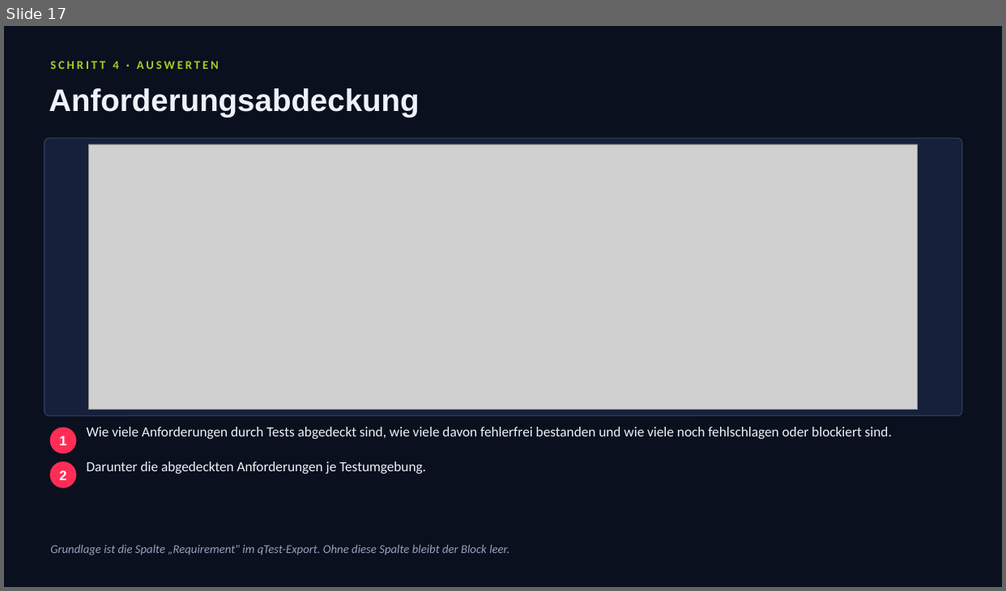
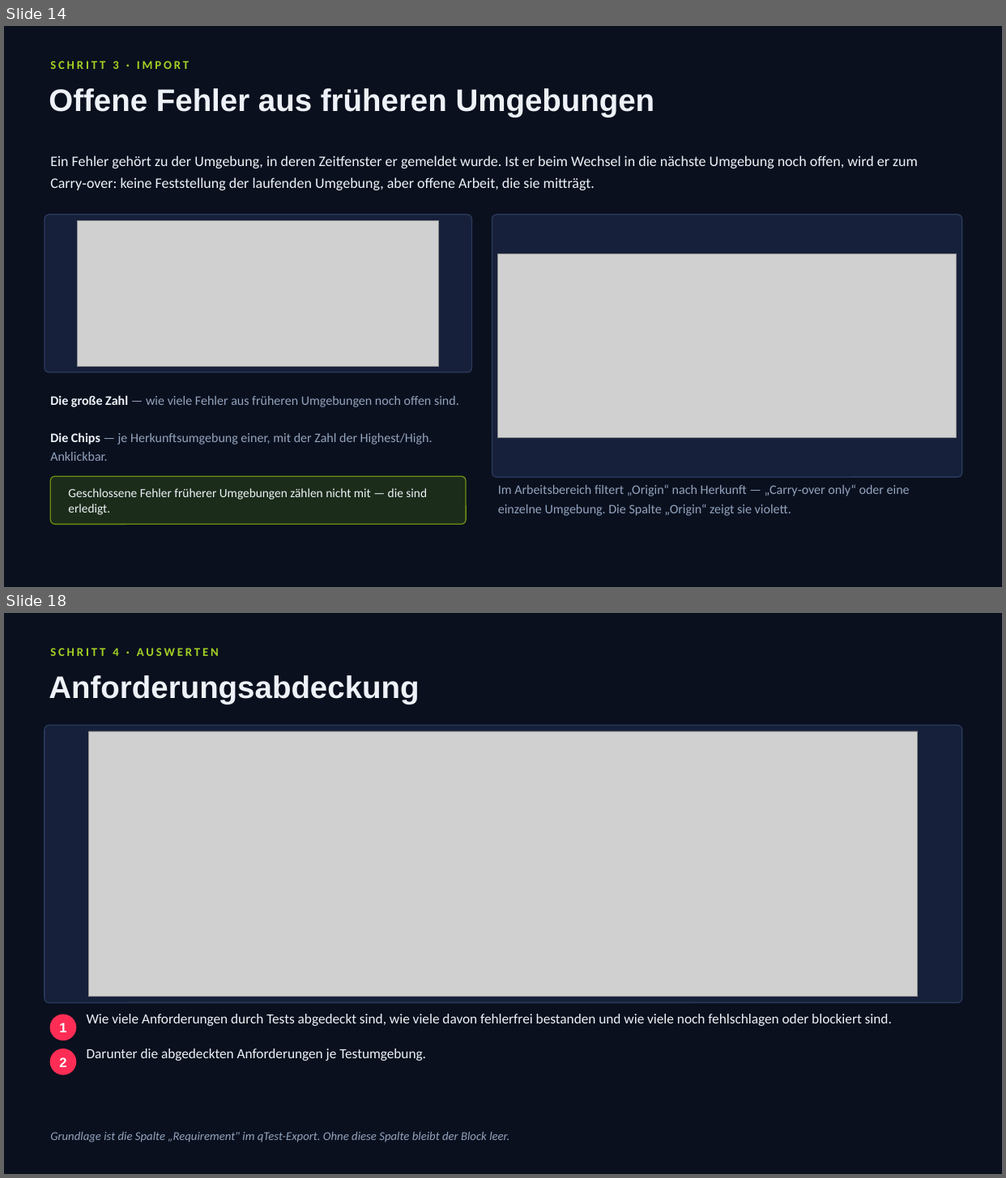
Before and after one commit to ArlindSylaj04/bbthirteen, a slide deck: guide/QA_Cockpit_Kurzanleitung.pptx. Shown one above the other, each under a label of ours: slide 17 before the commit, slides 14 and 18 after it; the slides between them are not shown. The pictures are 1006x591 and 1006x1178 pixels, drawn with LibreOffice and Linux fonts; fonts in the diff are those of the drawing; grey boxes stand for pictures. Boxes give left, top, right and bottom in pixels: in the first picture for what was removed or moved away, otherwise in the second. Text is boxed around its words. In the diff, an @@ line names an element or a change of style, - is before the commit and + after.

```diff
--- a/guide/QA_Cockpit_Kurzanleitung.pptx
+++ b/guide/QA_Cockpit_Kurzanleitung.pptx
@@ slide 14 added at <box>4,26,1002,587</box>, background #0A101E @@
@@ text added at <box>50,61,189,69</box>, 11.5 pt, text #A3D024, bold @@
+SCHRITT 3 · IMPORT
@@ text added at <box>49,88,655,117</box>, 30 pt, text #EEF2F8, bold @@
+Offene Fehler aus früheren Umgebungen
@@ text added at <box>50,156,918,190</box>, 14 pt, text #EEF2F8 @@
+Ein Fehler gehört zu der Umgebung, in deren Zeitfenster er gemeldet wurde. Ist er beim Wechsel in die nächste Umgebung noch offen, wird er zum Carry‑over: keine Feststellung der laufenden Umgebung, aber offene Arbeit, die sie mitträgt.
@@ rounded rectangle added at <box>44,215,472,373</box>, fill #16203A, outline #2B3A5C 1 pt @@
@@ rounded rectangle added at <box>492,215,962,477</box>, fill #16203A, outline #2B3A5C 1 pt @@
@@ picture added at <box>78,220,439,367</box> @@
@@ picture added at <box>498,254,957,438</box> @@
@@ text added at <box>50,395,459,408</box>, 12.5 pt, text #93A3BD @@
+Die große Zahl — wie viele Fehler aus früheren Umgebungen noch offen sind.
@@ text added at <box>50,433,432,461</box>, 12.5 pt, text #93A3BD @@
+Die Chips — je Herkunftsumgebung einer, mit der Zahl der Highest/High. Anklickbar.
@@ rounded rectangle added at <box>50,476,466,525</box>, fill #1B2C1A, outline #6E8F12 1 pt @@
@@ text added at <box>498,484,910,516</box>, 12.5 pt, text #93A3BD @@
+Im Arbeitsbereich filtert „Origin“ nach Herkunft — „Carry‑over only“ oder eine einzelne Umgebung. Die Spalte „Origin“ zeigt sie violett.
@@ text added at <box>68,489,427,515</box>, 12 pt, text #EEF2F8 @@
+Geschlossene Fehler früherer Umgebungen zählen nicht mit — die sind erledigt.
@@ what was slide 17 is now slide 18 @@
```
Also in this commit, not shown: 1 slide changed, 24 other files.
